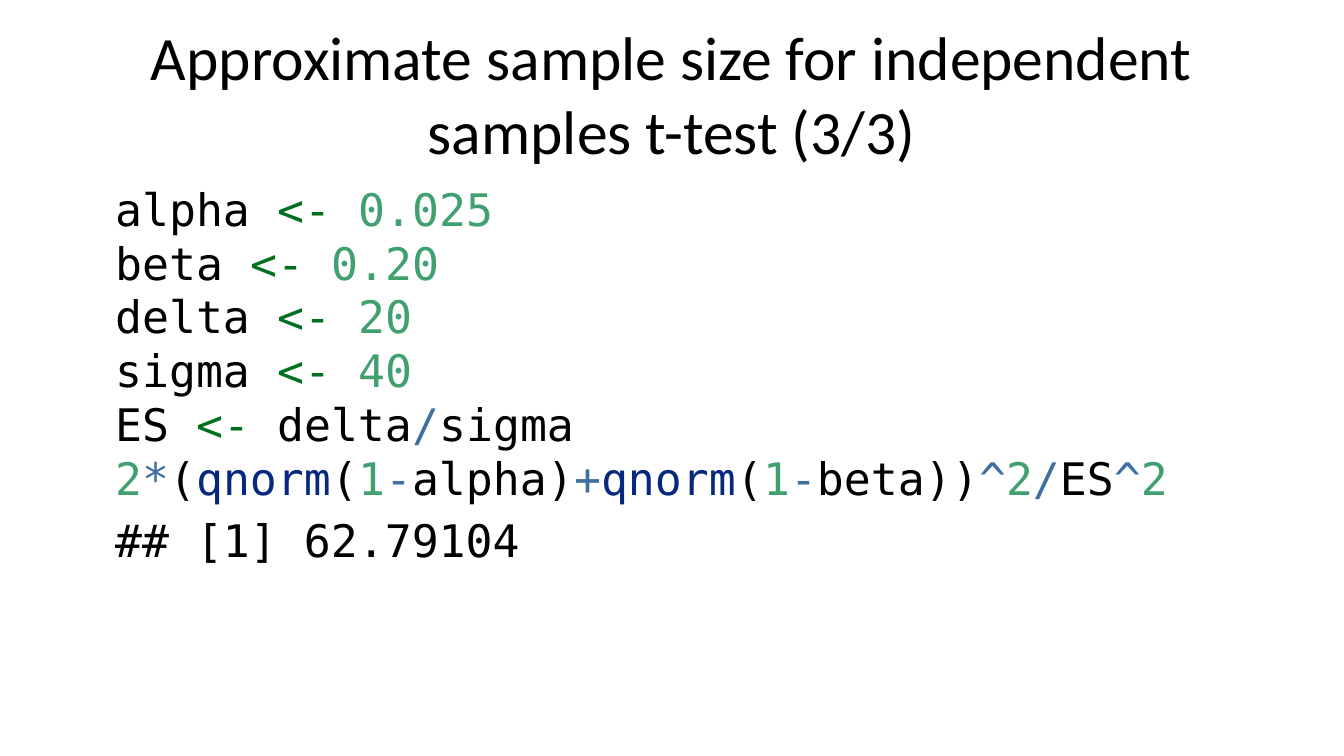
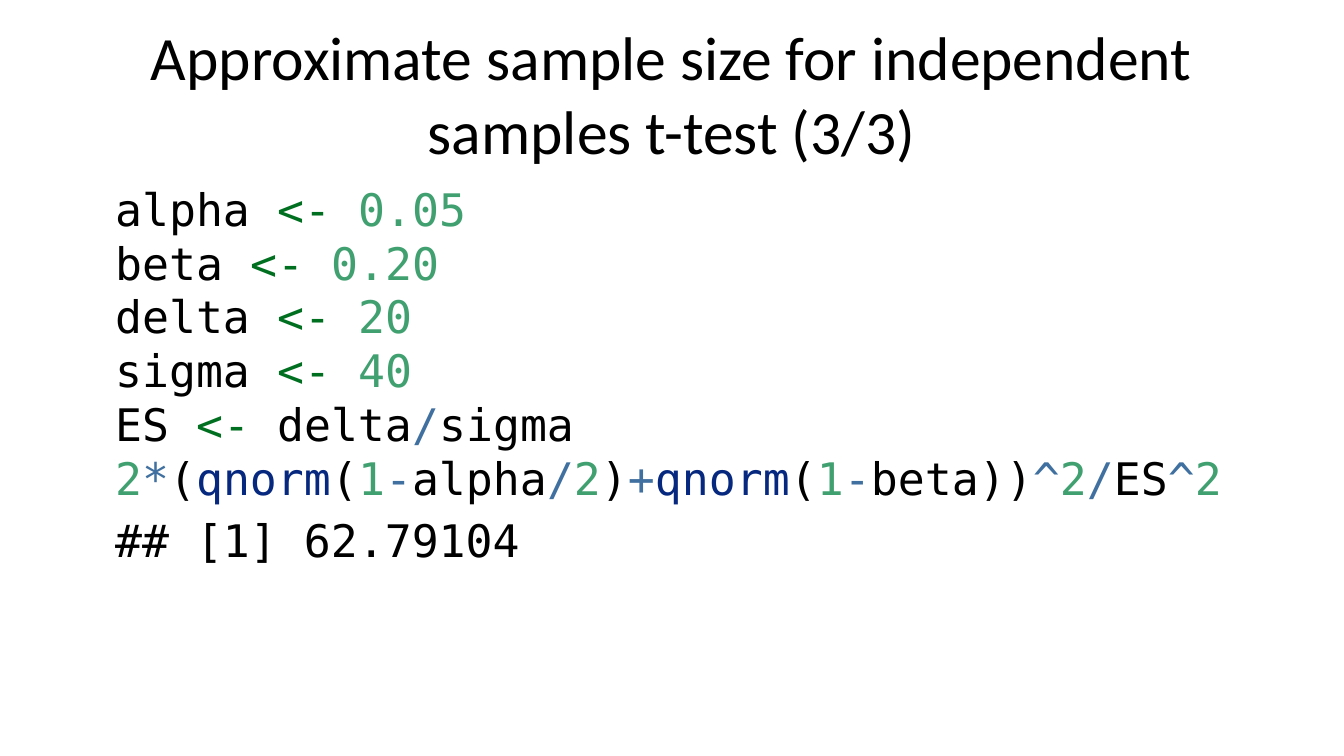
Before and after one commit to pmean/papers-and-presentations, a slide deck: slide 14 of power/power-and-sample-size-slides.pptx. Drawn at 1344x756 pixels with LibreOffice and Linux fonts; fonts in the diff are those of the drawing. Boxes give left, top, right and bottom in pixels: in the first picture for what was removed or moved away, otherwise in the second. Text is boxed around its words. In the diff, an @@ line names an element or a change of style, - is before the commit and + after.

Commit message:
Finalized power-and-sample-size-slides

```diff
--- a/power/power-and-sample-size-slides.pptx
+++ b/power/power-and-sample-size-slides.pptx
@@ text at box(115, 191, 1222, 505): text changed @@
-alpha <- 0.025
-beta <- 0.20
-delta <- 20
-sigma <- 40
-ES <- delta/sigma
-2*(qnorm(1-alpha)+qnorm(1-beta))^2/ES^2
+alpha <- 0.05
+beta <- 0.20
+delta <- 20
+sigma <- 40
+ES <- delta/sigma
+2*(qnorm(1-alpha/2)+qnorm(1-beta))^2/ES^2
```
Also in this commit, not shown: 6 other slides changed, 1 other file.
